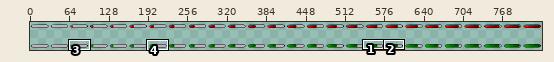
A sprite sheet gets an edit: Assets/Sprites/progress bar 32bit.png. The first picture is a wide view before the edit; the outline marks the close-up.
Close-up. The starting point:
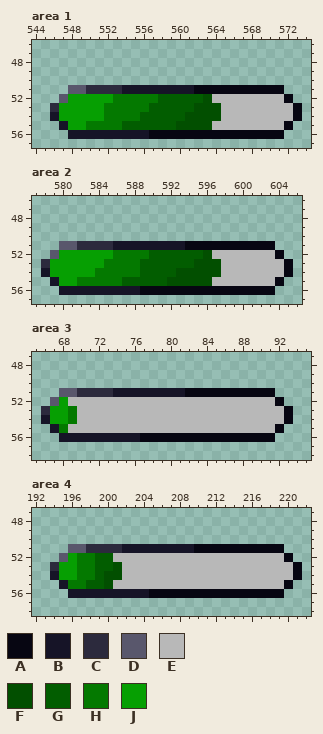
The file is 832x64 pixels. Colours within 5 levels of each other are drawn and written as one. Shown: area 1: x 544..574, y 46..57; area 2: x 577..606, y 46..57; area 3: x 65..95, y 47..58; area 4: x 192..222, y 47..58. The wide view leaves out empty margins. The commit also changed other parts of the picture, which this record leaves out.
Palette (. is transparent): A #070612  B #161427  C #2c2a3d  D #59576c  E #b8b8b8  F #024f00  G #025d00  H #047900  J #069f02
Pixels before, area 1, first column x 546:
51 ..DDCCCCBBBBBBBBAAAAAAAAAA..
52 .DJJJJJHHHHHGGGGGFEEEEEEEEA.
53 CJJJJJHHHHHGGGGGFFFEEEEEEEEA
54 BJJJJJHHHHGGGGGFFFFEEEEEEEEA
55 .BJJHHHHGGGGGGFFFFEEEEEEEEA.
56 ..BBBBBBBBBAAAAAAAAAAAAAAA..
Pixels before, area 2, first column x 578:
51 ..DDCCCCBBBBBBBBAAAAAAAAAA..
52 .DJJJJJJHHHHGGGGGGFEEEEEEEA.
53 CJJJJJJHHHHGGGGGGFFFEEEEEEEA
54 BJJJJJHHHHHGGGGFFFFFEEEEEEEA
55 .BJJHHHHHGGGGGFFFFFEEEEEEEA.
56 ..BBBBBBBBBAAAAAAAAAAAAAAA..
Pixels before, area 3, first column x 66:
51 ..DDCCCCBBBBBBBBAAAAAAAAAA..
52 .DJEEEEEEEEEEEEEEEEEEEEEEEA.
53 CJJHEEEEEEEEEEEEEEEEEEEEEEEA
54 BJJHEEEEEEEEEEEEEEEEEEEEEEEA
55 .BHEEEEEEEEEEEEEEEEEEEEEEEA.
56 ..BBBBBBBBBAAAAAAAAAAAAAAA..
Pixels before, area 4, first column x 194:
51 ..DDCCCCBBBBBBBBAAAAAAAAAA..
52 .DJHHGGEEEEEEEEEEEEEEEEEEEA.
53 CJJHHGGFEEEEEEEEEEEEEEEEEEEA
54 BJJHHGFFEEEEEEEEEEEEEEEEEEEA
55 .BHHGGFEEEEEEEEEEEEEEEEEEEA.
56 ..BBBBBBBBBAAAAAAAAAAAAAAA..
The same view after the edit:
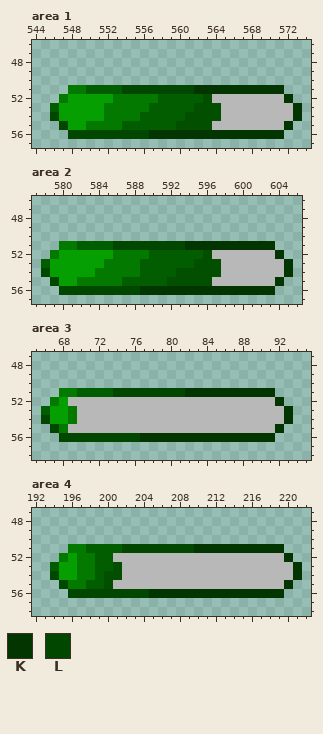
Colours new in this view: K #023500  L #024700
What changed:
Changed rows in their new state; - is an unchanged pixel.
Area 1:
first column x 546:
51 --HHGGGGLLLLLLLLKKKKKKKKKK--
52 -H------------------------K-
53 G--------------------------K
54 L--------------------------K
55 -L------------------------K-
56 --LLLLLLLLLKKKKKKKKKKKKKKK--
Area 2:
first column x 578:
51 --HHGGGGLLLLLLLLKKKKKKKKKK--
52 -H------------------------K-
53 G--------------------------K
54 L--------------------------K
55 -L------------------------K-
56 --LLLLLLLLLKKKKKKKKKKKKKKK--
Area 3:
first column x 66:
51 --HHGGGGLLLLLLLLKKKKKKKKKK--
52 -H------------------------K-
53 G--------------------------K
54 L--------------------------K
55 -L------------------------K-
56 --LLLLLLLLLKKKKKKKKKKKKKKK--
Area 4:
first column x 194:
51 --HHGGGGLLLLLLLLKKKKKKKKKK--
52 -H------------------------K-
53 G--------------------------K
54 L--------------------------K
55 -L------------------------K-
56 --LLLLLLLLLKKKKKKKKKKKKKKK--
Changed places in both close-ups, as pixel boxes (x1, y1, x2, y2):
changed: (50, 85, 302, 139)
changed: (41, 241, 293, 295)
changed: (41, 388, 293, 442)
changed: (50, 544, 302, 598)
